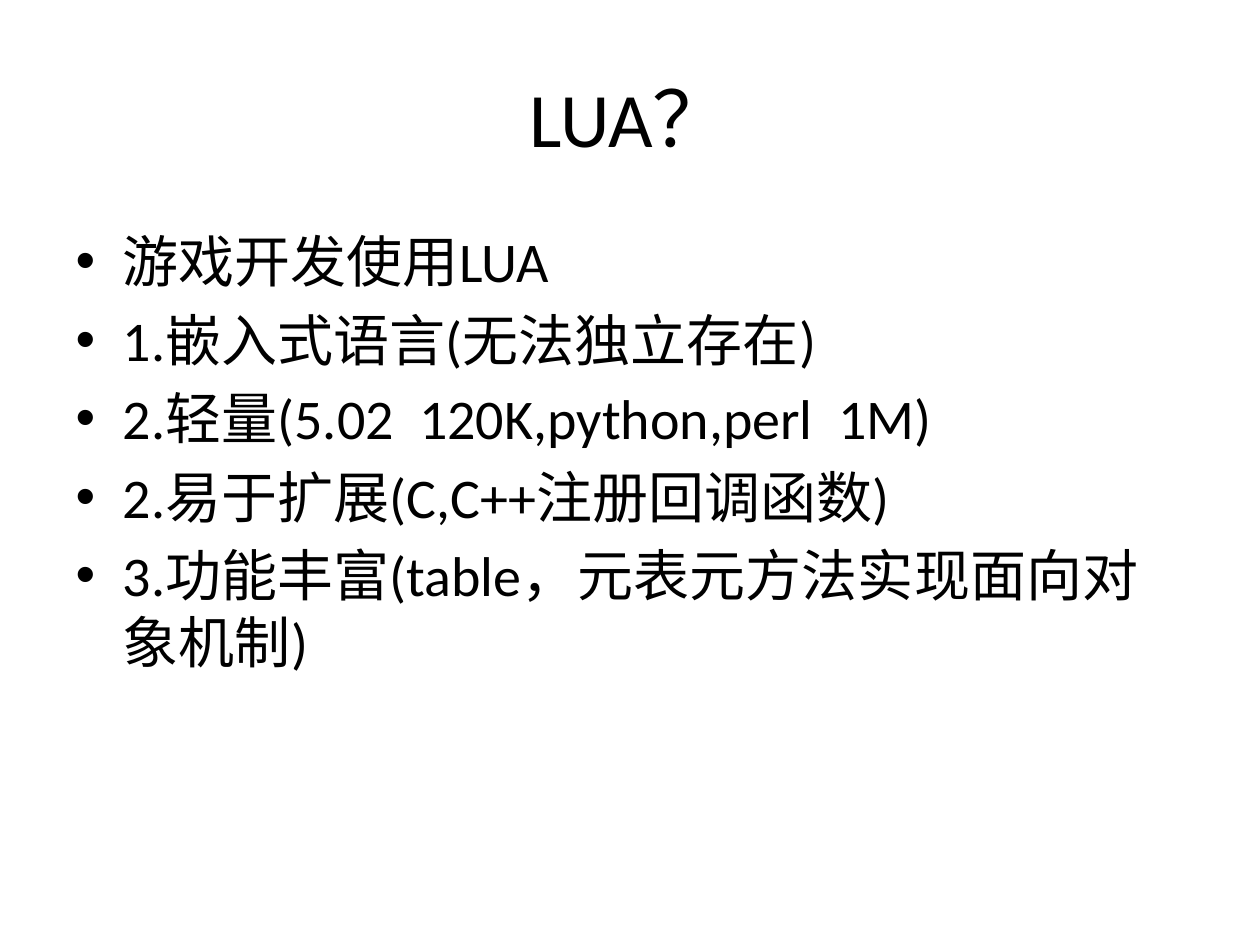
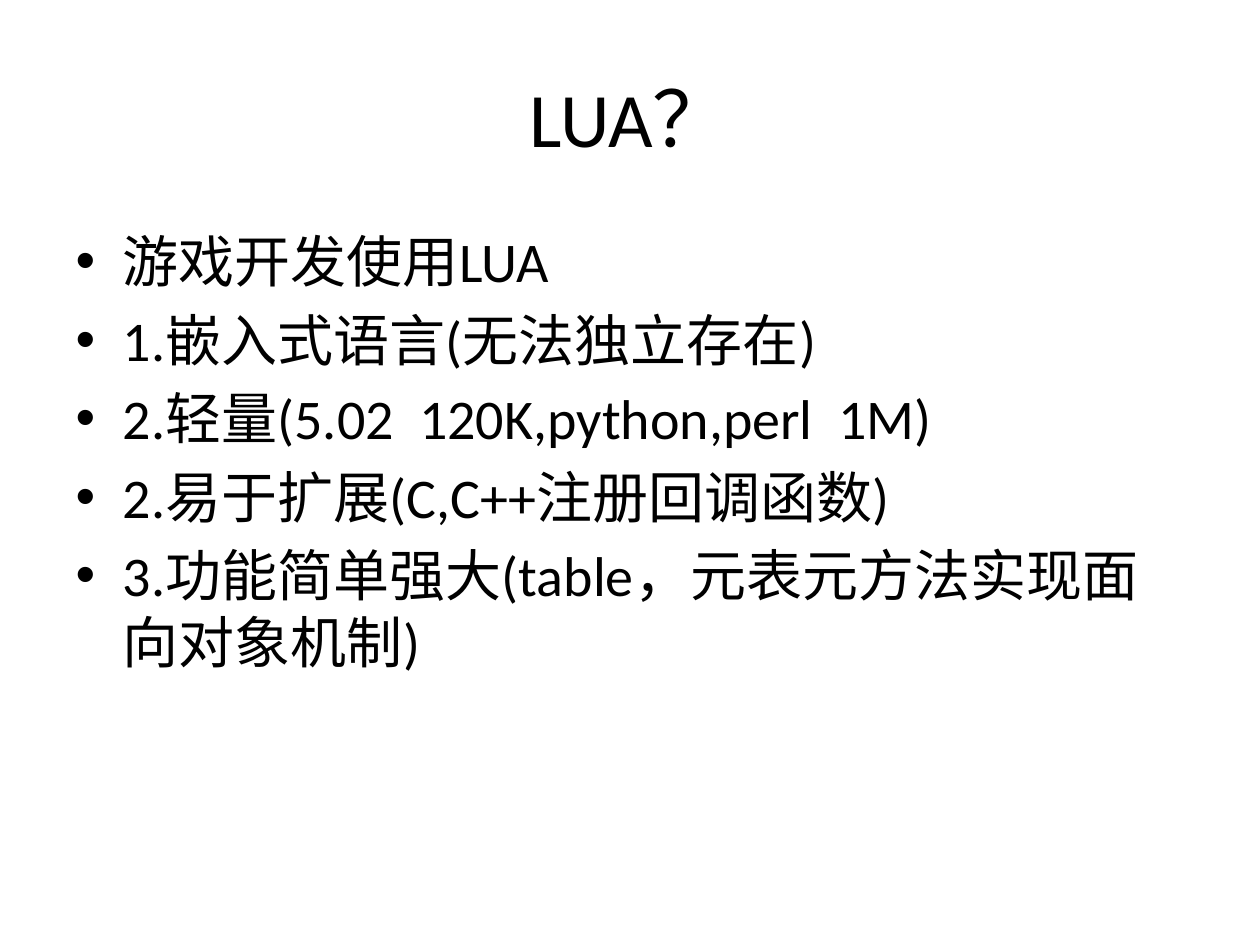
Before and after one commit to henryfung01/StreetFighter, a slide deck: slide 3 of lua1.pptx (slide 2 before the commit). Drawn at 1260x945 pixels with LibreOffice and Linux fonts; fonts in the diff are those of the drawing. Boxes give left, top, right and bottom in pixels: in the first picture for what was removed or moved away, otherwise in the second. Text is boxed around its words. In the diff, an @@ line names an element or a change of style, - is before the commit and + after.

```diff
--- a/lua1.pptx
+++ b/lua1.pptx
@@ text at (123, 549, 1138, 671): text changed @@
-• 3.功能丰富(table，元表元方法实现面向对象机制)
+• 3.功能简单强大(table，元表元方法实现面向对象机制)
```
Also in this commit, not shown: 9 other slides changed, 26 slides added, 12 slides removed.
